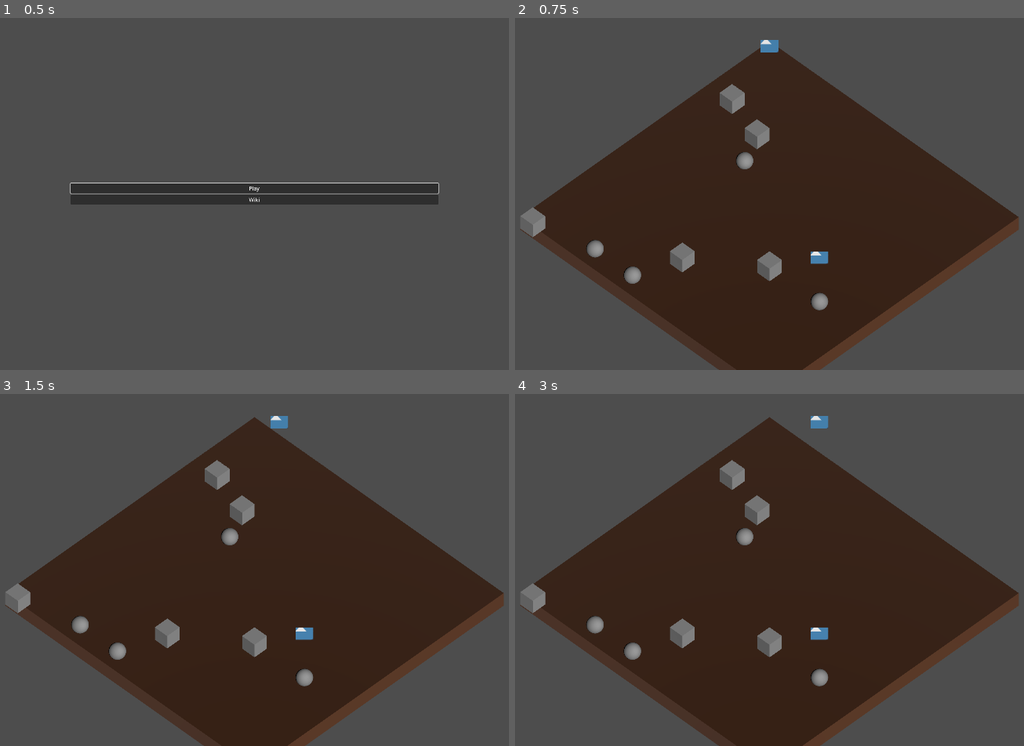
Above: before the commit, frames 1-4 (two rows, left to right).
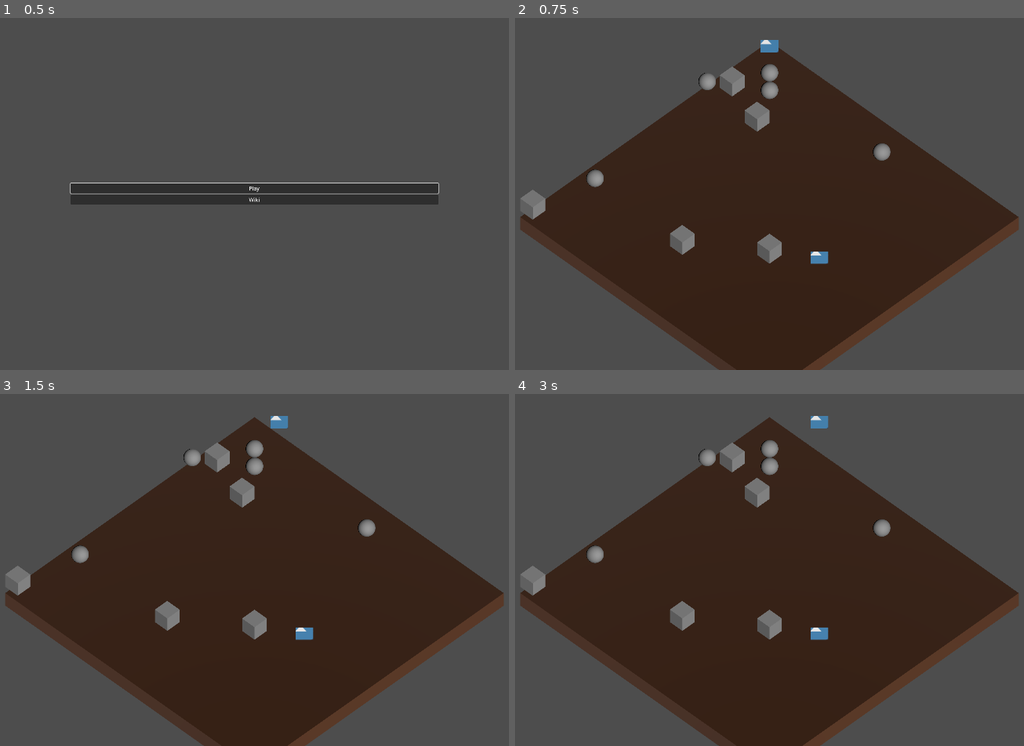
Above: after the commit, the same moments.

Repository: nialsiG/Carthage
Game: Godot game, scene res://Screens/StartScreen.tscn
Same seed, same stepped clock (60 frames per second), same inputs: the game is played once before the commit and once after it. The engine's default icon, where the game draws it, is replaced by a stand-in: a white triangle on a blue panel in a dark square.
Inputs (mouse positions are in pixels of both pictures, inside the frame that each line leads up to):
- Up to frame 1 (0.5 s): no input
- Up to frame 2 (0.75 s): click "Play" at 0.5 s
- Up to frame 3 (1.5 s): tap Enter at 1.25 s; move the mouse to (391, 552) at 1.27 s; hold D (Right) from 1.28 s (still down); tap W (Top) at 1.35 s; click (391, 552) at 1.42 s
- Up to frame 4 (3 s): tap Space at 2 s; move the mouse to (642, 587) at 2.02 s; release D (Right) at 2.03 s; hold Down (Down) 2.03-2.78 s; tap W (Top) at 2.1, 2.85 s; tap Enter at 2.75 s; move the mouse to (830, 492) at 2.77 s; hold D (Right) from 2.78 s (still down)

Frame 1 is identical in both runs. In frame 2, 3.6% of the frame differs, in the area x 1-74%, y 13-84%; in frame 3, 3.6%; in frame 4, 3.6%.
Error before the commit: Invalid call. Nonexistent function 'GetMapItems' in base 'Nil'. (res://Screens/game_screen.gd:106)
Error after the commit: Invalid call. Nonexistent function 'GetMapItems' in base 'Nil'. (res://Screens/game_screen.gd:109)

Commit message:
Feature: fix items generation and movement. Items are picked and obstacles are blocking the path

Diff:
--- a/game_jam_carthage/Factories/map_generator.gd
+++ b/game_jam_carthage/Factories/map_generator.gd
@@ -19,8 +19,8 @@
 			tile.position = Vector3(x + 0.5 - width / 2, 0, y + 0.5 - height / 2)
 
 	for i in 5:
-		var x = randi_range(-dimensions.x / 2 + 1, dimensions.x / 2 + 1)
-		var y = randi_range(-dimensions.y / 2 + 1, dimensions.y / 2 + 1)
+		var x = randi_range(-dimensions.x / 2 + 1, dimensions.x / 2)
+		var y = randi_range(-dimensions.y / 2 + 1, dimensions.y / 2)
 		print ("pickable: "+str(x)+":"+str(y))
 		var pickable = pickablePS.instantiate()
 		map.AddPickable(pickable, Vector2(x, y))
--- a/game_jam_carthage/GameObjects/Ground/map.gd
+++ b/game_jam_carthage/GameObjects/Ground/map.gd
@@ -24,13 +24,13 @@
 
 func AddPickable(pickable : Pickable, position : Vector2):
 	_pickables.append(pickable)
-	pickable.position = Vector3(position.x + 0.5, 0, position.y + 0.5)
+	pickable.position = Vector3(position.x - 0.5, 0, position.y - 0.5)
 	pickable.SetTile(GetTile(position.x, position.y))
 
 
 func AddObstacle(obstacle : Obstacle, position : Vector2):
 	_obstacles.append(obstacle)
-	obstacle.position = Vector3(position.x + 0.5, 0, position.y + 0.5)
+	obstacle.position = Vector3(position.x - 0.5, 0, position.y - 0.5)
 	var tile = GetTile(position.x, position.y)
 	obstacle.SetTile(tile)
 	print("Add obstacle: "+str(obstacle.position)+" "+str(tile.GetTile()))
--- a/game_jam_carthage/GameObjects/map_item.gd
+++ b/game_jam_carthage/GameObjects/map_item.gd
@@ -7,8 +7,8 @@
 	if (_tile != null):
 		_tile.LeaveTile(self)
 	_tile = tile
-	if (_tile != null):
-		_tile.EnterTile(self)
+	_tile.EnterTile(self)
+	print(str(position)+" "+str(_tile.GetTile()))
 
 func GetTile() -> MapTile:
 	return _tile
--- a/game_jam_carthage/Screens/GameScreen.tscn
+++ b/game_jam_carthage/Screens/GameScreen.tscn
@@ -1,9 +1,8 @@
-[gd_scene load_steps=5 format=3 uid="uid://byh8df8f8ldkr"]
+[gd_scene load_steps=4 format=3 uid="uid://byh8df8f8ldkr"]
 
 [ext_resource type="Script" path="res://Screens/game_screen.gd" id="1_tt61r"]
 [ext_resource type="PackedScene" uid="uid://bafqeag4kv8d6" path="res://Factories/MapGenerator.tscn" id="2_30ayw"]
 [ext_resource type="PackedScene" uid="uid://doqvcxpkdv1ak" path="res://GameObjects/Animals/Monkey.tscn" id="2_meuxl"]
-[ext_resource type="PackedScene" uid="uid://c8xjk17esatqc" path="res://GameObjects/UI/game_ui.tscn" id="3_6uceo"]
 
 [node name="GameScreen" type="Node"]
 script = ExtResource("1_tt61r")
--- a/game_jam_carthage/Screens/game_screen.gd
+++ b/game_jam_carthage/Screens/game_screen.gd
@@ -93,6 +93,9 @@
 	return isValid
 
 func _input(event):
+	if (_focusTile == null):
+		return
+
 	if (event is InputEventMouseButton && event.button_index == MOUSE_BUTTON_RIGHT):
 		print("Right click")
 		var positionDiff = _focusTile.GetTile() - leader.GetTilePosition()
